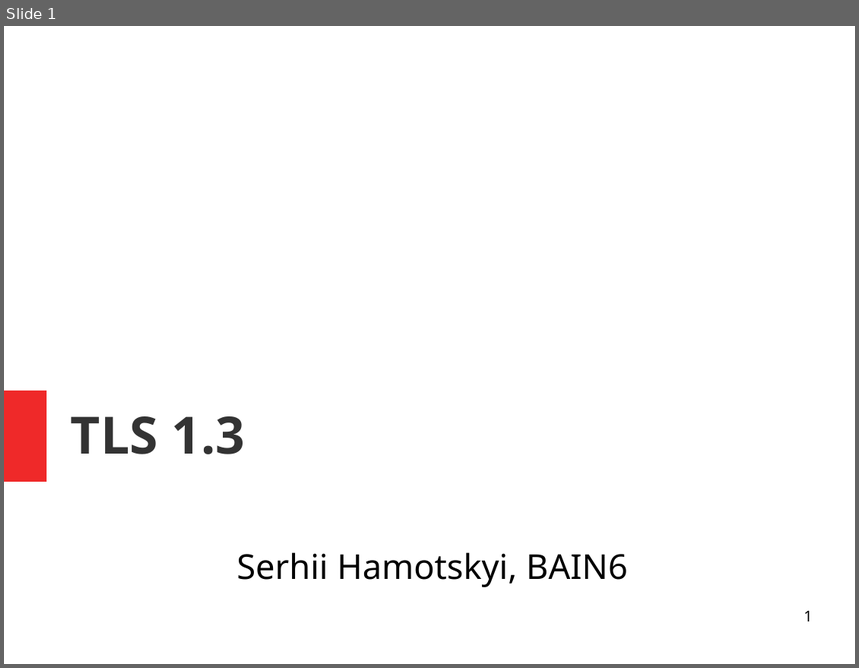
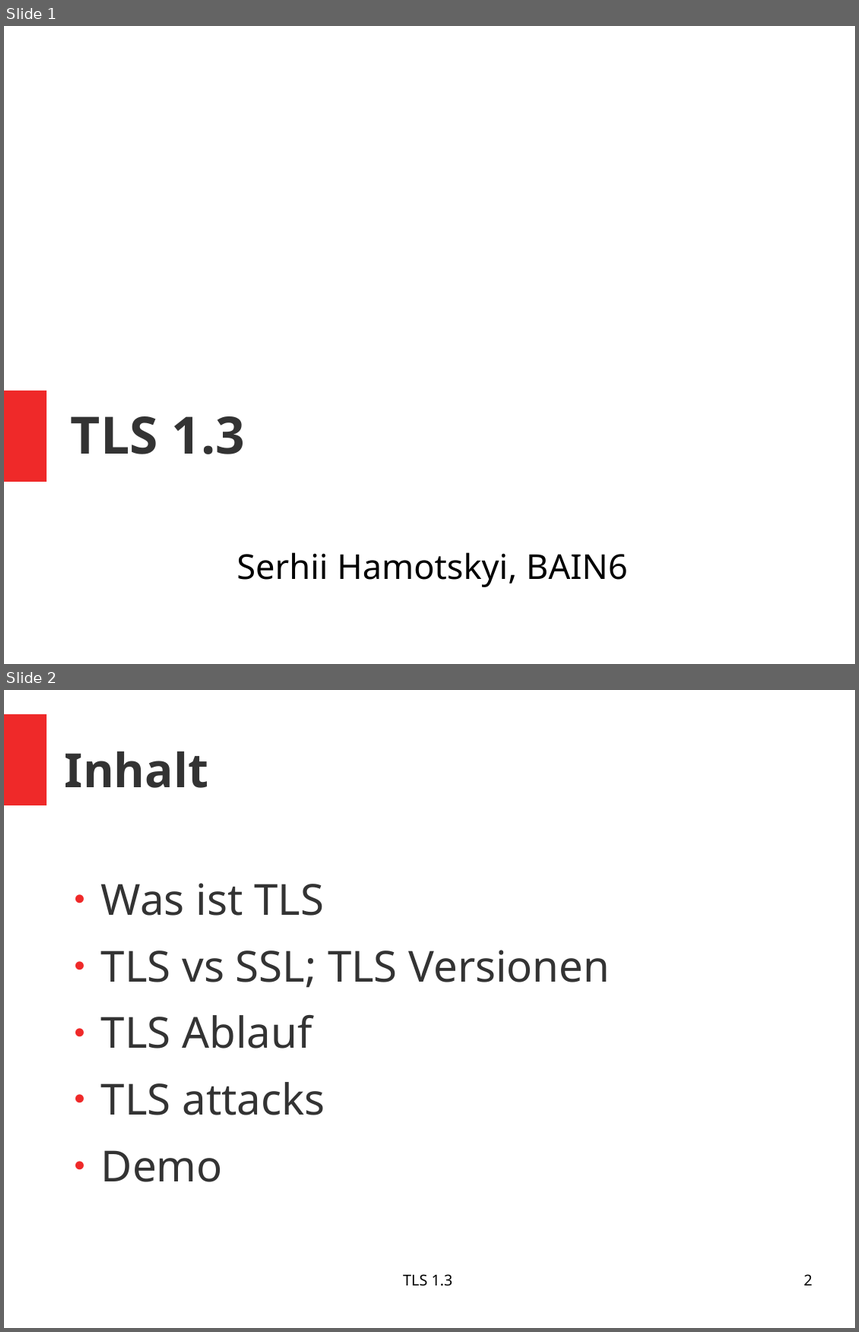
Before and after one commit to pchr8/rn-project, a slide deck: rnp/beleg/presentation.odp. Shown one above the other, each under a label of ours: slide 1 before the commit, slides 1 and 2 after it. The pictures are 859x668 and 859x1332 pixels, drawn with LibreOffice and Linux fonts; fonts in the diff are those of the drawing. Boxes give left, top, right and bottom in pixels: in the first picture for what was removed or moved away, otherwise in the second. Text is boxed around its words. In the diff, an @@ line names an element or a change of style, - is before the commit and + after.

```diff
--- a/rnp/beleg/presentation.odp
+++ b/rnp/beleg/presentation.odp
@@ slide 2 added at [4, 690, 855, 1328], background #FFFFFF @@
@@ rectangle added at [4, 714, 47, 805], fill #EF2929 @@
@@ title added at [65, 752, 208, 788], 44 pt, text #333333, bold @@
+Inhalt
@@ text added at [101, 883, 610, 1182], 40 pt, text #333333 @@
+● Was ist TLS
+● TLS vs SSL; TLS Versionen
+● TLS Ablauf
+● TLS attacks
+● Demo
@@ text added at [403, 1274, 453, 1287], 14 pt, text #000000 @@
+TLS 1.3
@@ page number added at [804, 1274, 813, 1286], 14 pt, text #000000 @@
+2
@@ slide 1 changed as well @@
@@ page number removed at [804, 611, 813, 622] @@
-1
```
Also in this commit, not shown: 7 other slides added, 1 slide removed, 2 other files.
